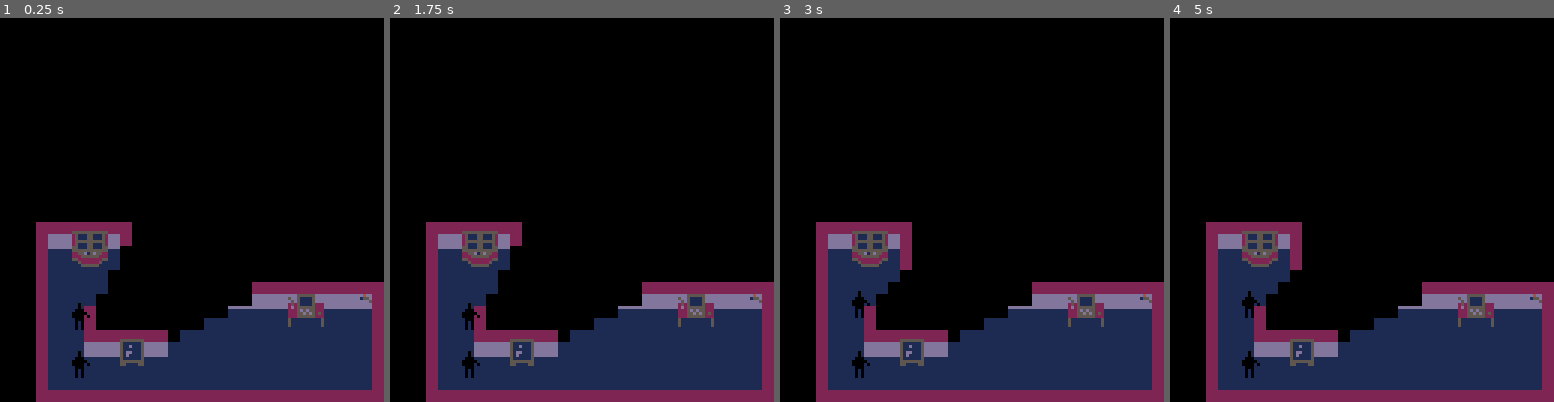
Above: before the commit, frames 1-4 (left to right).
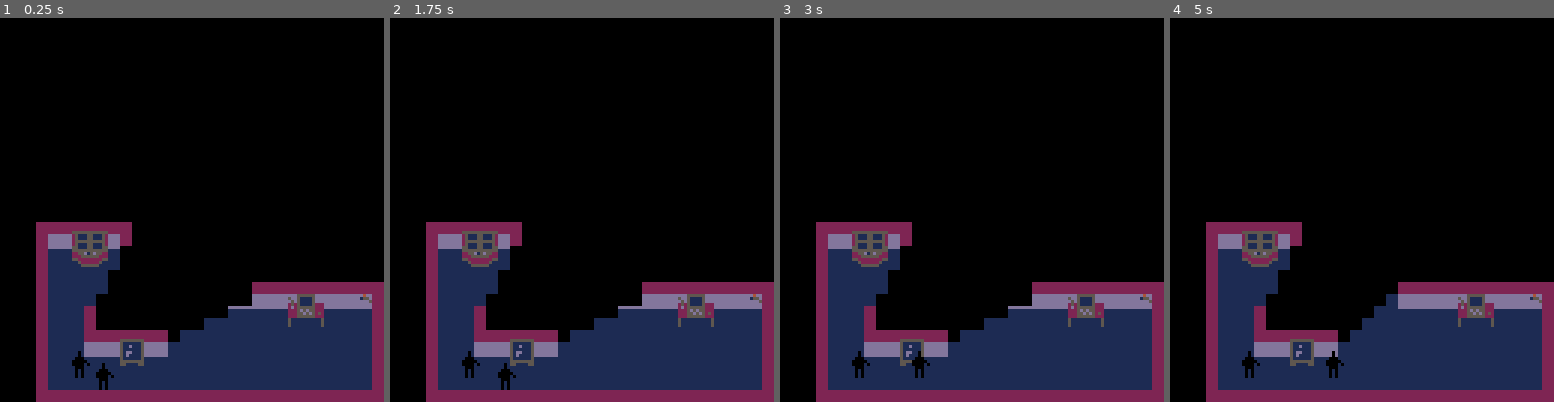
Above: after the commit, the same moments.

Repository: ironchestgames/pico-8-carts
Game: PICO-8 cartridge stealth.p8
Two runs of this game, one before a commit and one after it. Both use one fixed random seed, a clock stepped at 60 frames per second and the inputs below.
Inputs:
- Up to frame 1 (0.25 s): no input
- Up to frame 2 (1.75 s): tap X (X key) at 0.33, 1.07 s; tap O (Z key) at 0.7, 1.7 s; hold Right from 1.6 s (still down)
- Up to frame 3 (3 s): tap X (X key) at 1.85, 2.97 s; release Right at 2.1 s; tap O (Z key) at 2.1, 2.5, 2.9 s; hold Up 2.15-2.42 s; hold Right from 2.47 s (still down)
- Up to frame 4 (5 s): release Right at 3.03 s; hold Left 3.08-3.58 s; tap O (Z key) every 0.4 s from 3.3 to 4.9 s; hold Down 3.63-3.97 s; hold Right 4.02-4.68 s; tap X (X key) at 4.08 s; hold Up from 4.73 s (still down)

The runs differ from the first frame. In frame 1, 0.3% of the frame differs, in the area x 18-30%, y 74-97%; in frame 2, 0.3%; in frame 3, 0.6%; in frame 4, 1.4%, in the area x 18-66%, y 59-94%.

Commit message:
stealth - players can loot, better message drawing

Diff:
--- a/stealth.p8
+++ b/stealth.p8
@@ -107,6 +107,23 @@
  return nil
 end
 
+local msgs={}
+
+local playerinventory={}
+
+local function playerloots(_p,_o)
+ if _o.loot == nil then
+  add(msgs,{x=_o.x,y=_o.y,s='(nothing)',t=2})
+ elseif _o.loot[2] != nil then
+  add(msgs,{x=_o.x,y=_o.y,s=_o.loot[1],t=2})
+  _p.loot[#_p.loot+1]=_o.loot
+ else
+  add(msgs,{x=_o.x,y=_o.y,s=_o.loot[1],t=2})
+  playerinventory[#playerinventory+1]=_o.loot
+ end
+ _o.loot=nil
+end
+
 local diropposites={[0]=1,0,3,2,}
 local arslen=32*32-1
 
@@ -125,9 +142,10 @@
  fog[_i]=1
 end
 
+
 local players={
- {i=0,x=6,y=25,state='standing'},
- {i=1,x=6,y=29,state='standing'},
+ {i=0,x=8,y=30,state='standing',workingstate='hacking',loot={}},
+ {i=1,x=6,y=29,state='standing',workingstate='hacking',loot={}},
 }
 
 local guards={
@@ -162,6 +180,7 @@
 }
 
 local function computer(_p,_o,_tmp)
+ _p.workingstate='hacking'
  if _tmp.action_c == nil then
   _tmp.action_c=0
   _tmp.state='booting'
@@ -214,7 +233,7 @@
     if #_tmp.seq == 0 then
      _tmp.state='success'
      sfx(10)
-     -- todo: add whatever the hacking did
+     playerloots(_p,_o)
     end
    else
     _tmp.state='fail'
@@ -227,7 +246,6 @@
   -- reset player
   _p.action=nil
   _p.state='standing'
-  _p.y+=1
 
   -- reset obj
   _o.draw=nil
@@ -236,6 +254,7 @@
 
 
 local function camcontrol(_p,_o,_tmp)
+ _p.workingstate='hacking'
  if _tmp.sel == nil then
   _tmp.sel=1
   _tmp.pos={
@@ -320,7 +339,6 @@
   -- reset player
   _p.action=nil
   _p.state='standing'
-  _p.y+=1
 
   -- reset cameras
   local _c=cameras[_tmp.sel]
@@ -336,7 +354,7 @@
 
 
 local function safe(_p,_o,_tmp)
- _p.state='cracking'
+ _p.workingstate='cracking'
  if _o.isopen != true then
 
   -- generate new code
@@ -394,6 +412,7 @@
    end
    -- change typ to draw open sprite
    sfx(10) -- creek open
+   playerloots(_p,_o)
   end
  end
 
@@ -401,7 +420,6 @@
   -- reset player
   _p.action=nil
   _p.state='standing'
-  _p.y+=1
 
   -- reset obj
   _o.draw=nil
@@ -417,7 +435,7 @@
  {x=20,y=21,typ=1,light={},shadow={[0]=true,true,true,true}},
 
  {x=24,y=24,typ=2,light={},shadow={[0]=true,nil,nil,nil}},
- {x=25,y=24,typ=3,light={},shadow={[0]=nil,nil,nil,nil},action={[2]=computer}},
+ {x=25,y=24,typ=3,light={},shadow={[0]=nil,nil,nil,nil},action={[2]=computer},loot={'door access code'}},
  {x=26,y=24,typ=4,light={},shadow={[0]=nil,true,nil,nil}},
 
  {x=6,y=19,typ=5,light={},shadow={[0]=true,nil,nil,nil}},
@@ -425,10 +443,8 @@
  {x=7,y=19,typ=6,light={},shadow={[0]=nil,nil,nil,nil},action={[2]=camcontrol}}, -- note: draw last
 
  {x=11,y=28,typ=9,light={},shadow={[0]=nil,true,nil,nil}},
- {x=10,y=28,typ=8,light={},shadow={[0]=true,nil,nil,nil},action={[2]=safe}},
+ {x=10,y=28,typ=8,light={},shadow={[0]=true,nil,nil,nil},action={[2]=safe},loot={'diamonds',14000}},
 }
-
-local msgs={}
 
 local function iswallclose(_x,_y,_dx,_dy)
  local _c=0
@@ -456,7 +472,8 @@
 
  for _p in all(players) do
 
-  if _p.state == 'hacking' or _p.state == 'cracking' then
+  if _p.state == 'working' then
+   _p.workingstate='hacking'
    _p.action()
 
   else
@@ -484,7 +501,7 @@
       nextx,nexty=_p.x,_p.y
       local _a=adjacency(_o,_p)
       if _o.action and _o.action[_a] then
-       _p.state='hacking'
+       _p.state='working'
        _p.action=curry3(_o.action[_a],_p,_o,{})
       end
      end
@@ -493,7 +510,7 @@
      _p.x,_p.y=nextx,nexty
 
      -- hide behind object
-     if _p.state != 'hacking' and _p.state != 'cracking' then
+     if _p.state != 'working' then
       local _hiding=nil
       local _pwa=walladjacency(_p)
       for _o in all(objs) do
@@ -520,7 +537,7 @@
    if (_p.state != 'hiding' or light[_p.y*32+_p.x] == 1) and _p.state != 'caught' and abs(_dx) <= 1 and abs(_dy) <= 1 then
     _p.state='caught'
     _g.state='holding'
-    add(msgs,{x=_g.x*4+1,y=_g.y*4-13,s='suspect caught!',t=4})
+    add(msgs,{x=_g.x,y=_g.y,s='suspect caught!',t=4})
    end
   end
 
@@ -535,7 +552,7 @@
   --    _g.state='listening'
   --    _g.state_c=7
   --    _g.state_c2=3
-  --    add(msgs,{x=_g.x*4+1,y=_g.y*4-13,s='?',t=4})
+  --    add(msgs,{x=_g.x,y=_g.y,s='?',t=4})
   --   end
   --  end
   -- end
@@ -852,7 +869,7 @@
     -- todo: start police countdown
     alertlvl=2
     for _g in all(guards) do
-     add(msgs,{x=_g.x*4,y=_g.y*4-13,s='intruder alert!',t=4})
+     add(msgs,{x=_g.x,y=_g.y,s='intruder alert!',t=4})
      _g.state='patrolling'
     end
     t=60
@@ -1002,15 +1019,24 @@
    if _p.y == _y then
     local _l=light[_p.y*32+_p.x]
     if _p.state == 'hiding' then
-     sspr(6+_p.adjacency*4,72,4,9,_p.x*4,_p.y*4-5)
-    elseif _p.state == 'hacking' then
-     sspr(21,72+_l*9,5,9,_p.x*4,_p.y*4-5)
-    elseif _p.state == 'cracking' then
-     sspr(26,72+_l*9,5,9,_p.x*4,_p.y*4-5)
+     sspr(12+_p.adjacency*4,72,4,9,_p.x*4,_p.y*4-5)
+    elseif _p.state == 'working' then
+     if _p.workingstate == 'hacking' then
+      sspr(27,72+_l*9,5,9,_p.x*4,_p.y*4-5)
+     elseif _p.workingstate == 'cracking' then
+      sspr(32,72+_l*9,5,9,_p.x*4,_p.y*4-5)
+     end
+     if #_p.loot > 0 then
+      sspr(5,91+_l*4,8,4,_p.x*4,_p.y*4)
+     end
     elseif _p.state == 'caught' then
      sspr(0,90,6,9,_p.x*4,_p.y*4-5)
     else
-     sspr(0,72+_l*9,6,9,_p.x*4,_p.y*4-5)
+     if #_p.loot > 0 then
+      sspr(6,72+_l*9,6,9,_p.x*4,_p.y*4-5)
+     else
+      sspr(0,72+_l*9,6,9,_p.x*4,_p.y*4-5)
+     end
     end
    end
   end
@@ -1062,7 +1088,10 @@
   _col=9
  end
  for _m in all(msgs) do
-  print(_m.s,_m.x-(#_m.s*2),_m.y,_col)
+  local _hw=#_m.s*2
+  local _x=max(min(_m.x*4-_hw,127-_hw*2),0)
+  local _y=max(_m.y*4-13,0)
+  print(_m.s,_x,_y,_col)
  end
 
  if devvalues then
Not shown, changed: 28 lines of the sprite sheet (__gfx__) section of stealth.p8
